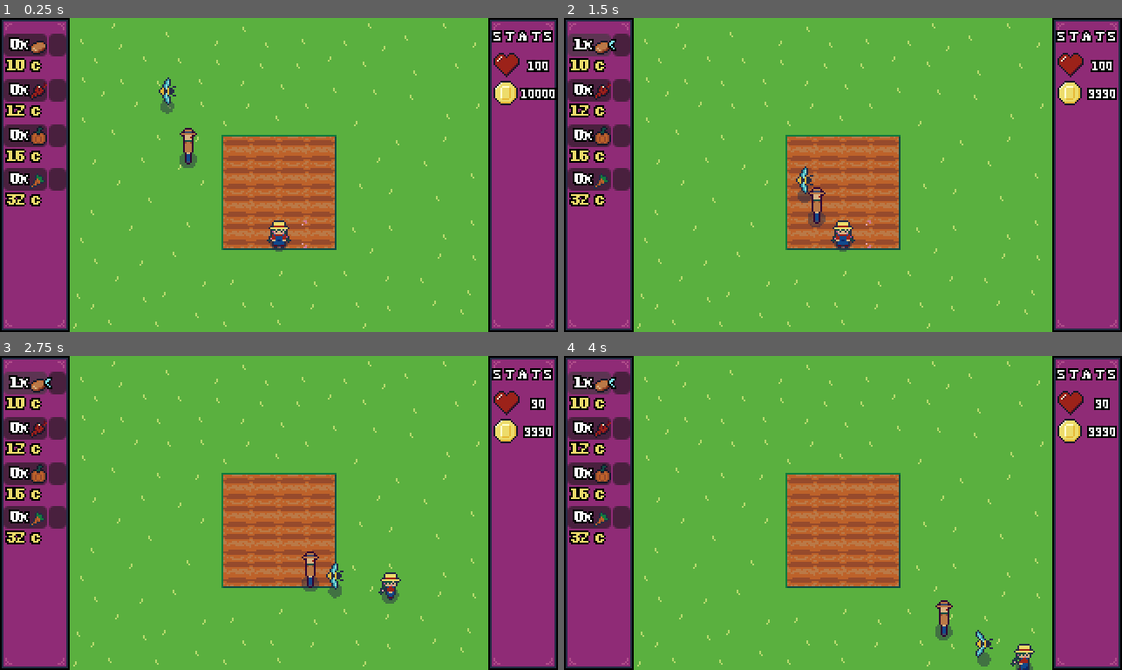
Above: before the commit, frames 1-4 (two rows, left to right).
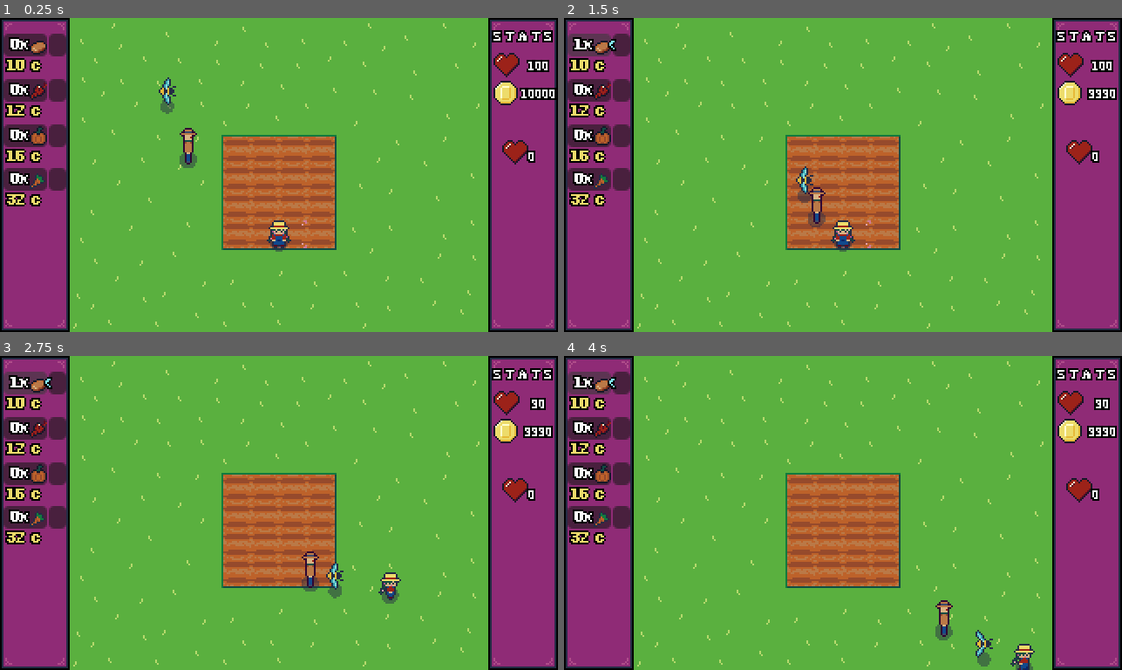
Above: after the commit, the same moments.

Repository: ghoulBlade3/harvest_bounty
Game: Godot game, scene res://main.tscn
The game is run twice, just before and just after one commit, with the same random seed, the same clock (stepped at 60 frames per second) and the same inputs.
Inputs (mouse positions are in pixels of both pictures, inside the frame that each line leads up to):
- Up to frame 1 (0.25 s): no input
- Up to frame 2 (1.5 s): click (619, 46) at 0.52 s; click (591, 46) at 1.27 s
- Up to frame 3 (2.75 s): hold D (move_right) from 2.03 s (still down); tap J (attack) at 2.1 s
- Up to frame 4 (4 s): release D (move_right) at 2.78 s; hold S (move_down) 2.78-3.53 s; tap E (interact) at 2.85 s; hold D (move_right) from 3.53 s (still down); tap R (water) at 3.6 s

The runs differ from the first frame. In frame 1, 0.3% of the frame differs, in the area x 90-96%, y 38-47%; in frame 2, 0.3%; in frame 3, 0.3%; in frame 4, 0.3%.

Commit message:
added_timer_and_speed_stuff

Diff:
--- a/main.tscn
+++ b/main.tscn
@@ -9,15 +9,16 @@
 [ext_resource type="PackedScene" uid="uid://b4orwemvnl22n" path="res://scenes/shadow.tscn" id="5_kek77"]
 [ext_resource type="Texture2D" uid="uid://djgacvs1c4vbi" path="res://textures/ui/side_panel.png" id="5_lquwl"]
 [ext_resource type="PackedScene" uid="uid://brw1cni5jksvl" path="res://scenes/buttons.tscn" id="6_7mycd"]
-[ext_resource type="Script" uid="uid://6uw87q7r382k" path="res://player_area.gd" id="6_dg77c"]
+[ext_resource type="Script" path="res://player_area.gd" id="6_dg77c"]
 [ext_resource type="Texture2D" uid="uid://dqq2uo8oilgpr" path="res://textures/player/water_test.png" id="8_4c57u"]
 [ext_resource type="PackedScene" uid="uid://btentsv82auxc" path="res://scenes/enemy_bee.tscn" id="10_074og"]
 [ext_resource type="FontFile" uid="uid://btuwvdh4n3pm6" path="res://textures/fonts/PixelSerif_16px_v02.ttf" id="10_dg77c"]
-[ext_resource type="Script" path="res://scripts/stats_holder.gd" id="11_2cqfq"]
+[ext_resource type="Script" uid="uid://yotoiv5m2jj0" path="res://scripts/stats_holder.gd" id="11_2cqfq"]
 [ext_resource type="PackedScene" uid="uid://bvnbmxyd6w1l5" path="res://scenes/stat.tscn" id="11_ycdy4"]
 [ext_resource type="Texture2D" uid="uid://bjafpjcq12yqy" path="res://textures/ui/health.png" id="12_vivmo"]
 [ext_resource type="Texture2D" uid="uid://bo8h3dtxfhgwk" path="res://textures/ui/money.png" id="12_w48qg"]
-[ext_resource type="PackedScene" uid="uid://bj63vcd61rta6" path="res://scenes/enemy_bounty_hunter.tscn" id="18_cegan"]
+[ext_resource type="PackedScene" path="res://scenes/enemy_bounty_hunter.tscn" id="18_cegan"]
+[ext_resource type="PackedScene" uid="uid://ccmjk5ferk33u" path="res://scenes/effect.tscn" id="19_cegan"]
 
 [sub_resource type="TileSetScenesCollectionSource" id="TileSetScenesCollectionSource_1bvp3"]
 scenes/1/scene = ExtResource("4_1bvp3")
@@ -253,6 +254,9 @@
 
 [node name="enemy_bee" parent="." unique_id=411508806 instance=ExtResource("10_074og")]
 position = Vector2(-72, -52)
+
+[node name="enemy_bounty_hunter" parent="." unique_id=236252020 instance=ExtResource("18_cegan")]
+position = Vector2(-59, -18)
 
 [node name="camera" type="Camera2D" parent="." unique_id=403919883]
 position = Vector2(0, 6)
@@ -335,6 +339,13 @@
 position = Vector2(131, -48)
 newTexture = ExtResource("12_w48qg")
 
+[node name="effect_holder" type="Node2D" parent="camera" unique_id=341235998]
+position = Vector2(151, -15)
+
+[node name="effect" parent="camera/effect_holder" unique_id=999895642 instance=ExtResource("19_cegan")]
+position = Vector2(-15, 1)
+effectType = "speed"
+
 [node name="world_border" type="StaticBody2D" parent="." unique_id=1703324472]
 
 [node name="left_border" type="CollisionShape2D" parent="world_border" unique_id=129734196]
@@ -352,38 +363,35 @@
 [node name="bottom_border" type="CollisionShape2D" parent="world_border" unique_id=212930843]
 shape = SubResource("WorldBoundaryShape2D_cegan")
 
-[node name="enemy_bounty_hunter" parent="." unique_id=236252020 instance=ExtResource("18_cegan")]
-position = Vector2(-59, -18)
-
 [connection signal="area_entered" from="game_objects/farmland" to="game_objects/farmland" method="_on_area_entered"]
 [connection signal="area_exited" from="game_objects/farmland" to="game_objects/farmland" method="_on_area_exited"]
-[connection signal="area_entered" from="game_objects/@Area2D@45793" to="game_objects/@Area2D@45793" method="_on_area_entered"]
-[connection signal="area_exited" from="game_objects/@Area2D@45793" to="game_objects/@Area2D@45793" method="_on_area_exited"]
-[connection signal="area_entered" from="game_objects/@Area2D@45794" to="game_objects/@Area2D@45794" method="_on_area_entered"]
-[connection signal="area_exited" from="game_objects/@Area2D@45794" to="game_objects/@Area2D@45794" method="_on_area_exited"]
-[connection signal="area_entered" from="game_objects/@Area2D@45795" to="game_objects/@Area2D@45795" method="_on_area_entered"]
-[connection signal="area_exited" from="game_objects/@Area2D@45795" to="game_objects/@Area2D@45795" method="_on_area_exited"]
-[connection signal="area_entered" from="game_objects/@Area2D@45796" to="game_objects/@Area2D@45796" method="_on_area_entered"]
-[connection signal="area_exited" from="game_objects/@Area2D@45796" to="game_objects/@Area2D@45796" method="_on_area_exited"]
-[connection signal="area_entered" from="game_objects/@Area2D@45797" to="game_objects/@Area2D@45797" method="_on_area_entered"]
-[connection signal="area_exited" from="game_objects/@Area2D@45797" to="game_objects/@Area2D@45797" method="_on_area_exited"]
-[connection signal="area_entered" from="game_objects/@Area2D@45798" to="game_objects/@Area2D@45798" method="_on_area_entered"]
-[connection signal="area_exited" from="game_objects/@Area2D@45798" to="game_objects/@Area2D@45798" method="_on_area_exited"]
-[connection signal="area_entered" from="game_objects/@Area2D@45799" to="game_objects/@Area2D@45799" method="_on_area_entered"]
-[connection signal="area_exited" from="game_objects/@Area2D@45799" to="game_objects/@Area2D@45799" method="_on_area_exited"]
-[connection signal="area_entered" from="game_objects/@Area2D@45800" to="game_objects/@Area2D@45800" method="_on_area_entered"]
-[connection signal="area_exited" from="game_objects/@Area2D@45800" to="game_objects/@Area2D@45800" method="_on_area_exited"]
-[connection signal="area_entered" from="game_objects/@Area2D@45801" to="game_objects/@Area2D@45801" method="_on_area_entered"]
-[connection signal="area_exited" from="game_objects/@Area2D@45801" to="game_objects/@Area2D@45801" method="_on_area_exited"]
-[connection signal="area_entered" from="game_objects/@Area2D@45802" to="game_objects/@Area2D@45802" method="_on_area_entered"]
-[connection signal="area_exited" from="game_objects/@Area2D@45802" to="game_objects/@Area2D@45802" method="_on_area_exited"]
-[connection signal="area_entered" from="game_objects/@Area2D@45803" to="game_objects/@Area2D@45803" method="_on_area_entered"]
-[connection signal="area_exited" from="game_objects/@Area2D@45803" to="game_objects/@Area2D@45803" method="_on_area_exited"]
-[connection signal="area_entered" from="game_objects/@Area2D@45804" to="game_objects/@Area2D@45804" method="_on_area_entered"]
-[connection signal="area_exited" from="game_objects/@Area2D@45804" to="game_objects/@Area2D@45804" method="_on_area_exited"]
-[connection signal="area_entered" from="game_objects/@Area2D@45805" to="game_objects/@Area2D@45805" method="_on_area_entered"]
-[connection signal="area_exited" from="game_objects/@Area2D@45805" to="game_objects/@Area2D@45805" method="_on_area_exited"]
-[connection signal="area_entered" from="game_objects/@Area2D@45806" to="game_objects/@Area2D@45806" method="_on_area_entered"]
-[connection signal="area_exited" from="game_objects/@Area2D@45806" to="game_objects/@Area2D@45806" method="_on_area_exited"]
-[connection signal="area_entered" from="game_objects/@Area2D@45807" to="game_objects/@Area2D@45807" method="_on_area_entered"]
-[connection signal="area_exited" from="game_objects/@Area2D@45807" to="game_objects/@Area2D@45807" method="_on_area_exited"]
+[connection signal="area_entered" from="game_objects/@Area2D@29680" to="game_objects/@Area2D@29680" method="_on_area_entered"]
+[connection signal="area_exited" from="game_objects/@Area2D@29680" to="game_objects/@Area2D@29680" method="_on_area_exited"]
+[connection signal="area_entered" from="game_objects/@Area2D@29681" to="game_objects/@Area2D@29681" method="_on_area_entered"]
+[connection signal="area_exited" from="game_objects/@Area2D@29681" to="game_objects/@Area2D@29681" method="_on_area_exited"]
+[connection signal="area_entered" from="game_objects/@Area2D@29682" to="game_objects/@Area2D@29682" method="_on_area_entered"]
+[connection signal="area_exited" from="game_objects/@Area2D@29682" to="game_objects/@Area2D@29682" method="_on_area_exited"]
+[connection signal="area_entered" from="game_objects/@Area2D@29683" to="game_objects/@Area2D@29683" method="_on_area_entered"]
+[connection signal="area_exited" from="game_objects/@Area2D@29683" to="game_objects/@Area2D@29683" method="_on_area_exited"]
+[connection signal="area_entered" from="game_objects/@Area2D@29684" to="game_objects/@Area2D@29684" method="_on_area_entered"]
+[connection signal="area_exited" from="game_objects/@Area2D@29684" to="game_objects/@Area2D@29684" method="_on_area_exited"]
+[connection signal="area_entered" from="game_objects/@Area2D@29685" to="game_objects/@Area2D@29685" method="_on_area_entered"]
+[connection signal="area_exited" from="game_objects/@Area2D@29685" to="game_objects/@Area2D@29685" method="_on_area_exited"]
+[connection signal="area_entered" from="game_objects/@Area2D@29686" to="game_objects/@Area2D@29686" method="_on_area_entered"]
+[connection signal="area_exited" from="game_objects/@Area2D@29686" to="game_objects/@Area2D@29686" method="_on_area_exited"]
+[connection signal="area_entered" from="game_objects/@Area2D@29687" to="game_objects/@Area2D@29687" method="_on_area_entered"]
+[connection signal="area_exited" from="game_objects/@Area2D@29687" to="game_objects/@Area2D@29687" method="_on_area_exited"]
+[connection signal="area_entered" from="game_objects/@Area2D@29688" to="game_objects/@Area2D@29688" method="_on_area_entered"]
+[connection signal="area_exited" from="game_objects/@Area2D@29688" to="game_objects/@Area2D@29688" method="_on_area_exited"]
+[connection signal="area_entered" from="game_objects/@Area2D@29689" to="game_objects/@Area2D@29689" method="_on_area_entered"]
+[connection signal="area_exited" from="game_objects/@Area2D@29689" to="game_objects/@Area2D@29689" method="_on_area_exited"]
+[connection signal="area_entered" from="game_objects/@Area2D@29690" to="game_objects/@Area2D@29690" method="_on_area_entered"]
+[connection signal="area_exited" from="game_objects/@Area2D@29690" to="game_objects/@Area2D@29690" method="_on_area_exited"]
+[connection signal="area_entered" from="game_objects/@Area2D@29691" to="game_objects/@Area2D@29691" method="_on_area_entered"]
+[connection signal="area_exited" from="game_objects/@Area2D@29691" to="game_objects/@Area2D@29691" method="_on_area_exited"]
+[connection signal="area_entered" from="game_objects/@Area2D@29692" to="game_objects/@Area2D@29692" method="_on_area_entered"]
+[connection signal="area_exited" from="game_objects/@Area2D@29692" to="game_objects/@Area2D@29692" method="_on_area_exited"]
+[connection signal="area_entered" from="game_objects/@Area2D@29693" to="game_objects/@Area2D@29693" method="_on_area_entered"]
+[connection signal="area_exited" from="game_objects/@Area2D@29693" to="game_objects/@Area2D@29693" method="_on_area_exited"]
+[connection signal="area_entered" from="game_objects/@Area2D@29694" to="game_objects/@Area2D@29694" method="_on_area_entered"]
+[connection signal="area_exited" from="game_objects/@Area2D@29694" to="game_objects/@Area2D@29694" method="_on_area_exited"]
